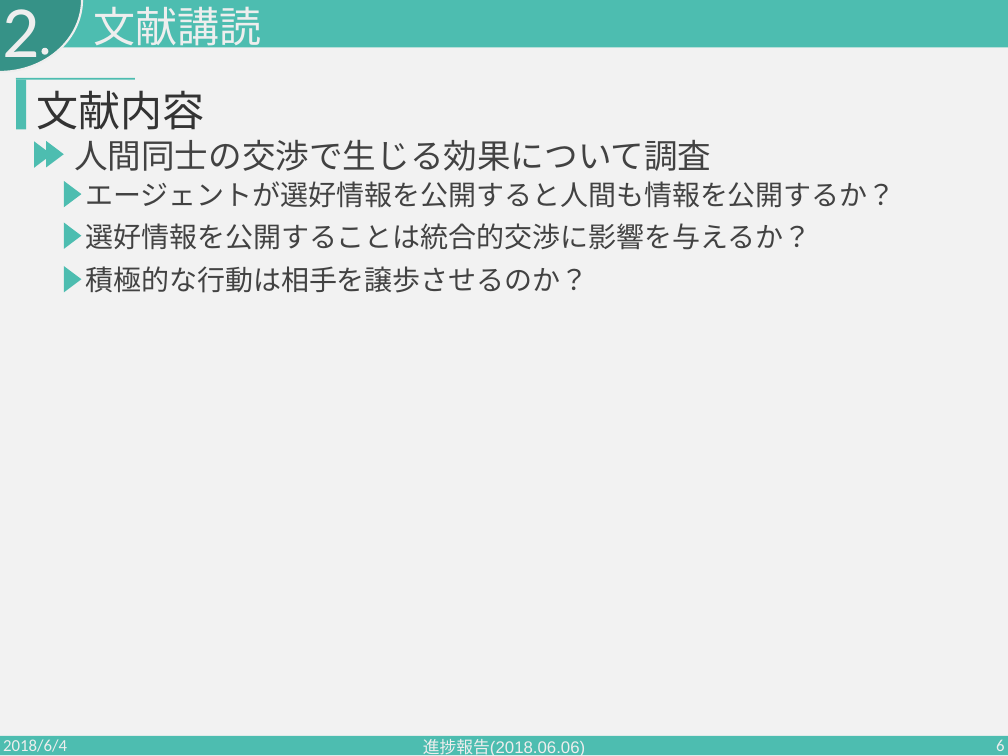
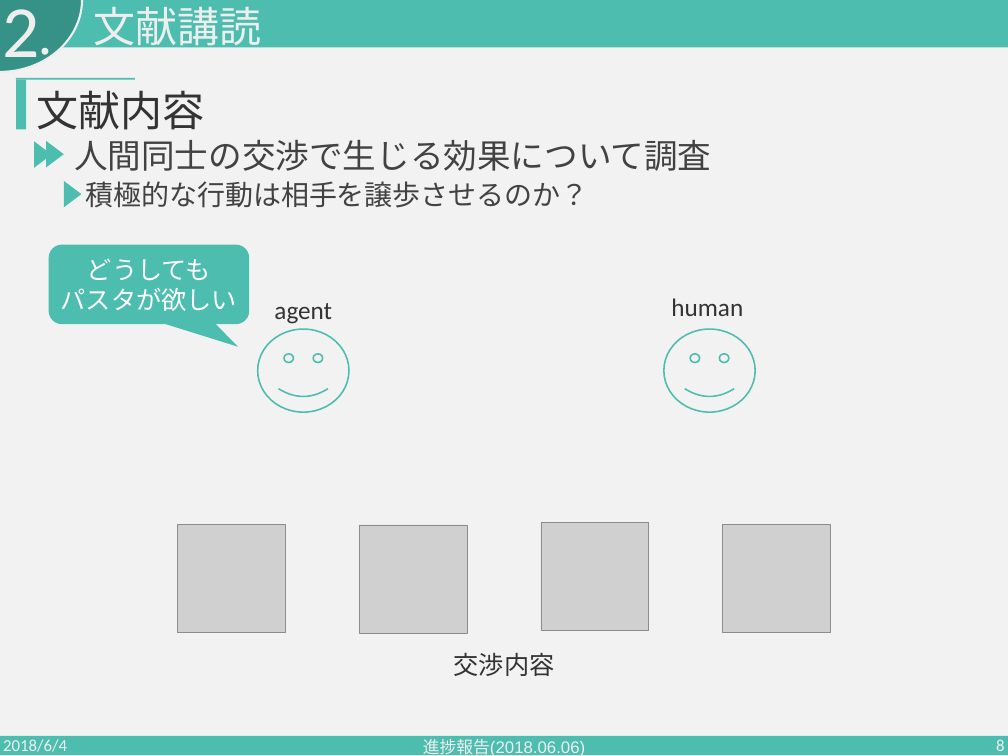
Before and after one commit to PajamaDrive/presentation, a slide deck: slide 8 of seminar2018.06.06.pptx (slide 6 before the commit). Drawn at 1008x756 pixels with LibreOffice and Linux fonts; fonts in the diff are those of the drawing; grey boxes stand for pictures. Boxes give left, top, right and bottom in pixels: in the first picture for what was removed or moved away, otherwise in the second. Text is boxed around its words. In the diff, an @@ line names an element or a change of style, - is before the commit and + after.

Commit message:
3rd ver.

```diff
--- a/seminar2018.06.06.pptx
+++ b/seminar2018.06.06.pptx
@@ text "積極的な行動は相手を譲歩させるのか？": place and size @@
-text "積極的な行動は相手を譲歩させるのか？" at [85,266,588,293]
+text "積極的な行動は相手を譲歩させるのか？" at [85,181,588,208]
@@ text removed at [85,181,896,208] @@
-エージェントが選好情報を公開すると人間も情報を公開するか？
@@ triangle removed at [64,222,82,249] @@
@@ text removed at [85,223,811,250] @@
-選好情報を公開することは統合的交渉に影響を与えるか？
@@ triangle removed at [64,266,82,293] @@
@@ group added at [48,244,831,676]: 4 pictures, 3 texts, 2 smiley faces, 1 rounded speech box @@
+交渉内容
+agent
+どうしても
+パスタが欲しい
+human
@@ page number at [996,739,1005,756]: text changed @@
-6
+8
```
Also in this commit, not shown: 1 other slide changed, 2 slides added.
